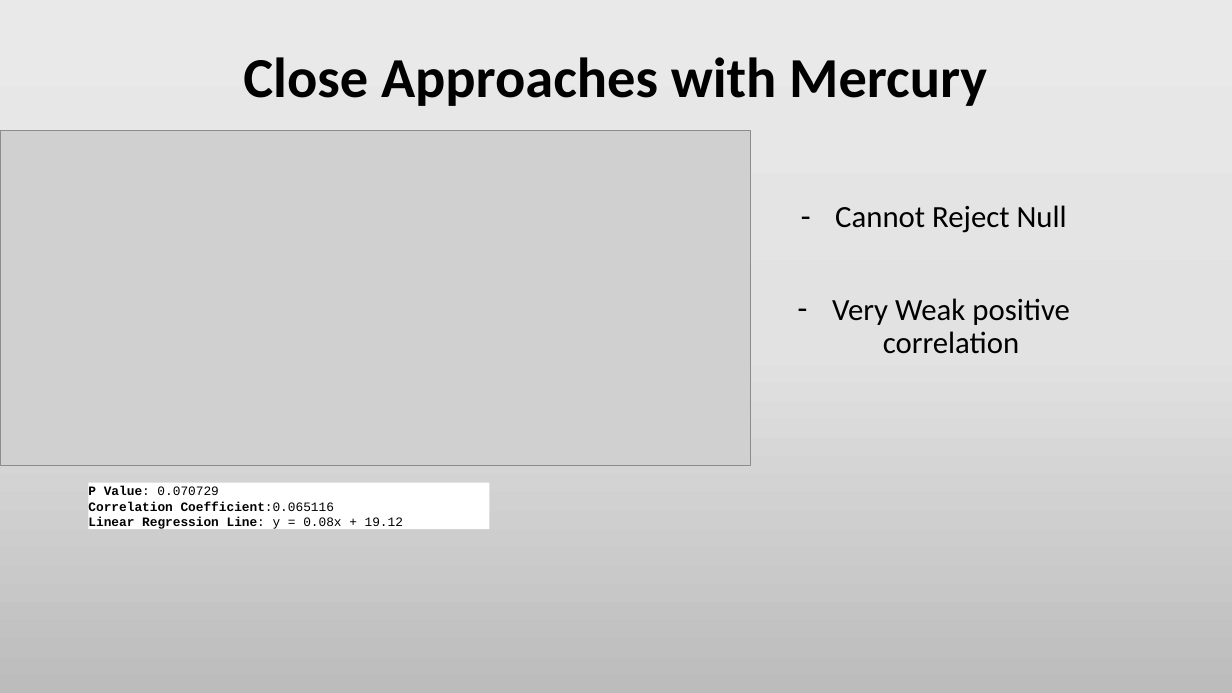
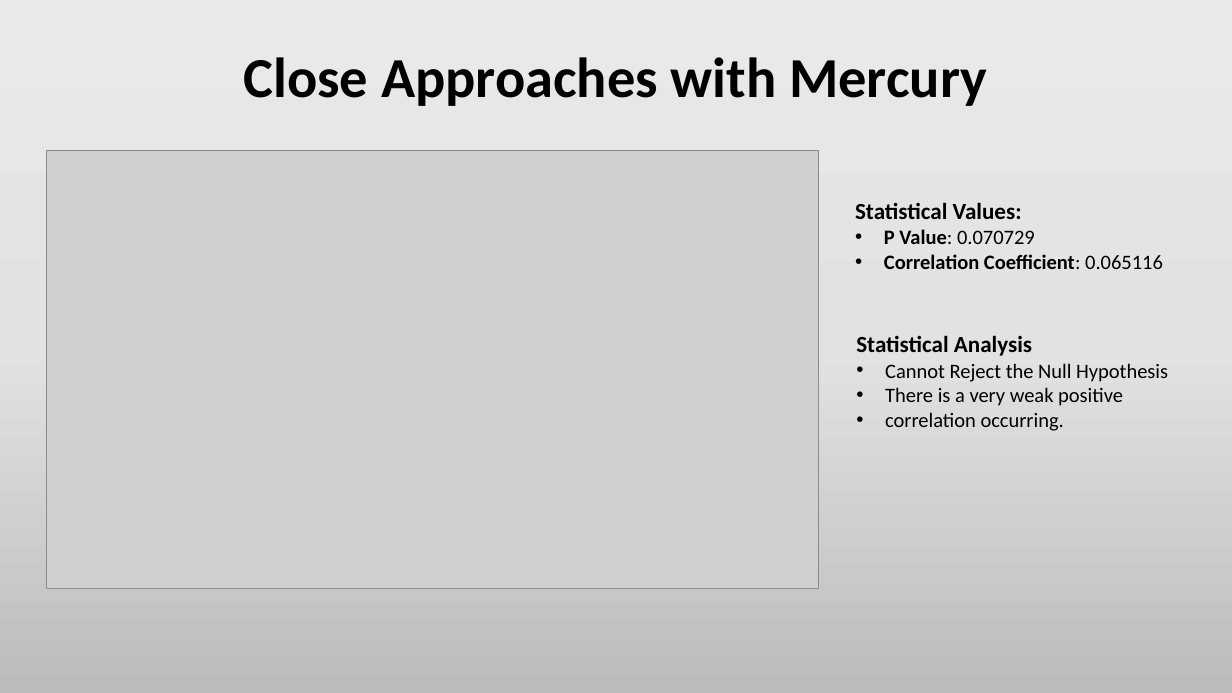
Before and after one commit to Efritch/asteroids_group_g, a slide deck: slide 12 of asteroid_analysisFinal.pptx. Drawn at 1232x693 pixels with LibreOffice and Linux fonts; fonts in the diff are those of the drawing; grey boxes stand for pictures. Boxes give left, top, right and bottom in pixels: in the first picture for what was removed or moved away, otherwise in the second. Text is boxed around its words. In the diff, an @@ line names an element or a change of style, - is before the commit and + after.

```diff
--- a/asteroid_analysisFinal.pptx
+++ b/asteroid_analysisFinal.pptx
@@ picture: place and size @@
-picture at box(0, 131, 750, 466)
+picture at box(47, 151, 819, 589)
@@ subtitle removed at box(832, 205, 1070, 354) @@
-– Cannot Reject Null
-– Very Weak positive correlation
@@ text added at box(855, 202, 1163, 269), 16 pt, text #000000, bold @@
+Statistical Values:
+• P Value: 0.070729
+• Correlation Coefficient: 0.065116
@@ text added at box(856, 335, 1168, 431), 16 pt, text #000000 @@
+Statistical Analysis
+• Cannot Reject the Null Hypothesis
+• There is a very weak positive
+• correlation occurring.
@@ rectangle removed at box(89, 482, 490, 529) @@
-P Value: 0.070729
-Correlation Coefficient:0.065116
-Linear Regression Line: y = 0.08x + 19.12
```
Also in this commit, not shown: 5 other slides changed, 1 slide added, 1 slide removed, 2 other files.
